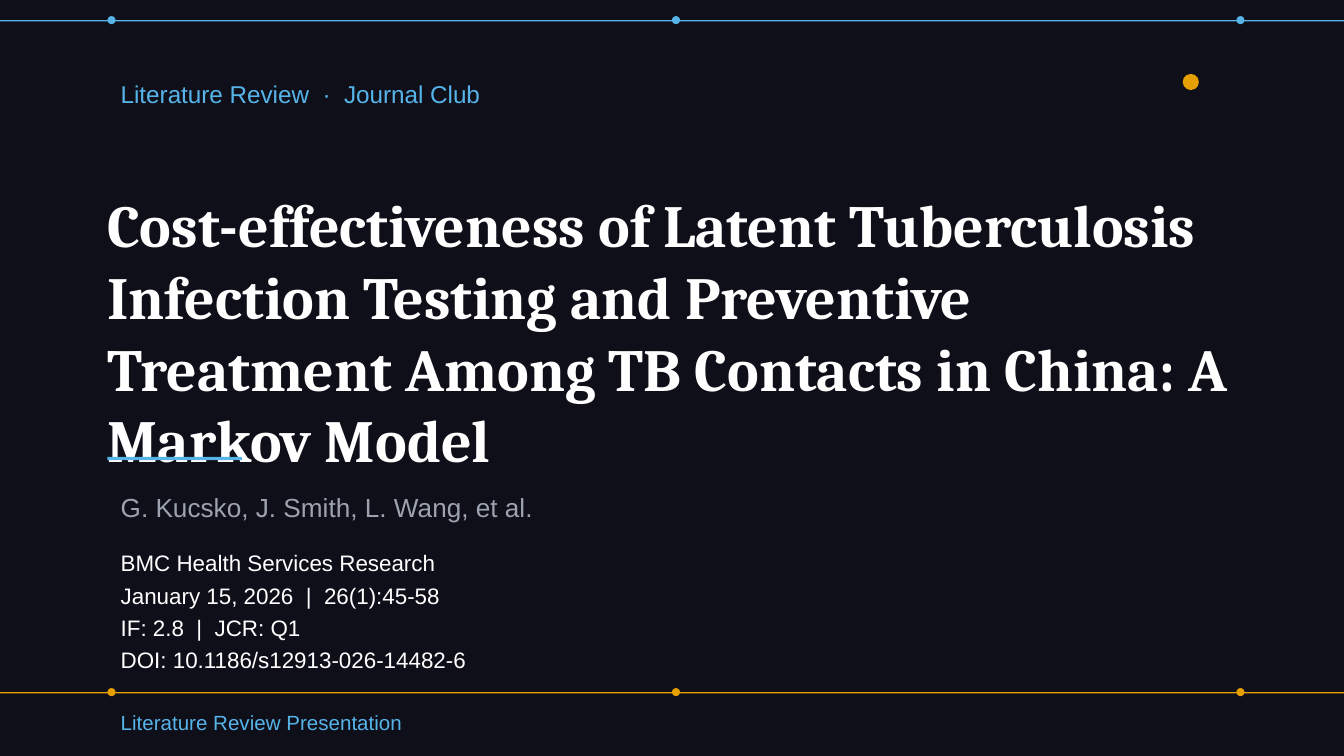
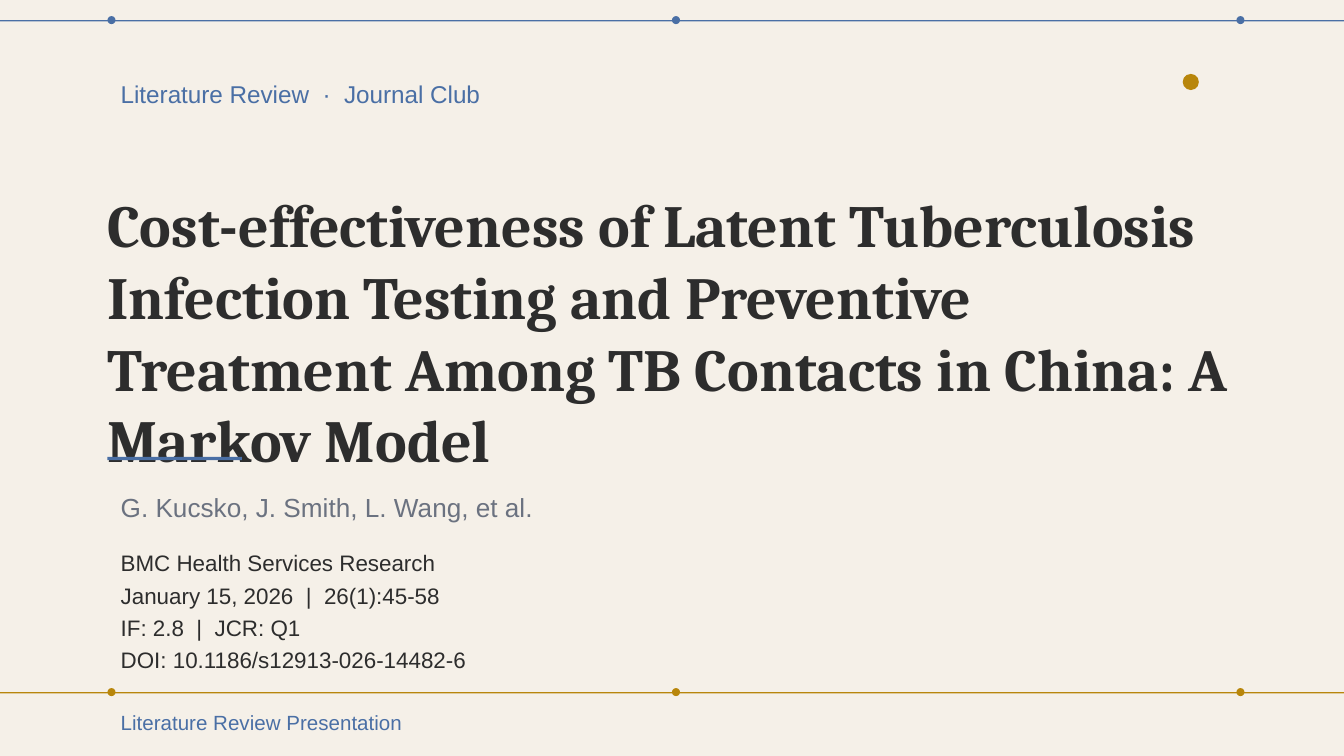
Before and after one commit to ablikimeli/paper2ppt-skill, a slide deck: slide 1 of templates/samples/template_nature.pptx. Drawn at 1344x756 pixels with LibreOffice and Linux fonts; fonts in the diff are those of the drawing. Boxes give left, top, right and bottom in pixels: in the first picture for what was removed or moved away, otherwise in the second. Text is boxed around its words. In the diff, an @@ line names an element or a change of style, - is before the commit and + after.

```diff
--- a/templates/samples/template_nature.pptx
+++ b/templates/samples/template_nature.pptx
@@ background #0F0F1A to #F5F0E8 @@
@@ text "Literature Review · Journal Club" at (121,85,480,103): text colour #56B4E9 to #4A6FA5 @@
@@ text "Cost-effectiveness of Latent Tuberculosis Infection ..." at (107,204,1228,463): text colour #FFFFFF to #2D2D2D @@
@@ fill #56B4E9 to #4A6FA5 in 5 elements at (0,20,1344,22), (108,16,116,24), (672,16,680,24), (1236,16,1245,24), (108,457,242,461) @@
@@ text "G. Kucsko, J. Smith, L. ..." at (121,498,533,523): text colour #9CA3AF to #6B7280 @@
@@ text "BMC Health Services Research" at (121,554,466,669): text colour #FFFFFF to #2D2D2D @@
@@ fill #E69F00 to #B8860B in 5 elements at (1183,74,1199,90), (0,692,1344,694), (108,688,116,696), (672,688,680,696), (1236,688,1245,696) @@
@@ text "Literature Review Presentation" at (121,715,401,730): text colour #56B4E9 to #4A6FA5 @@
```
Also in this commit, not shown: 2 other slides changed, 11 other files.
